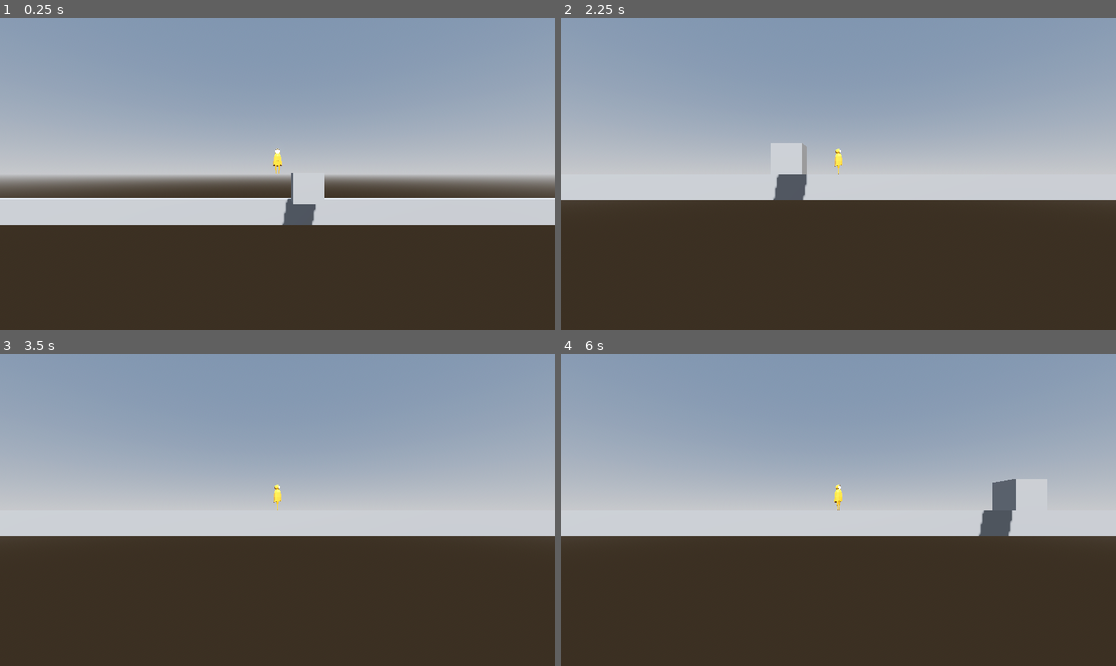
Above: before the commit, frames 1-4 (two rows, left to right).
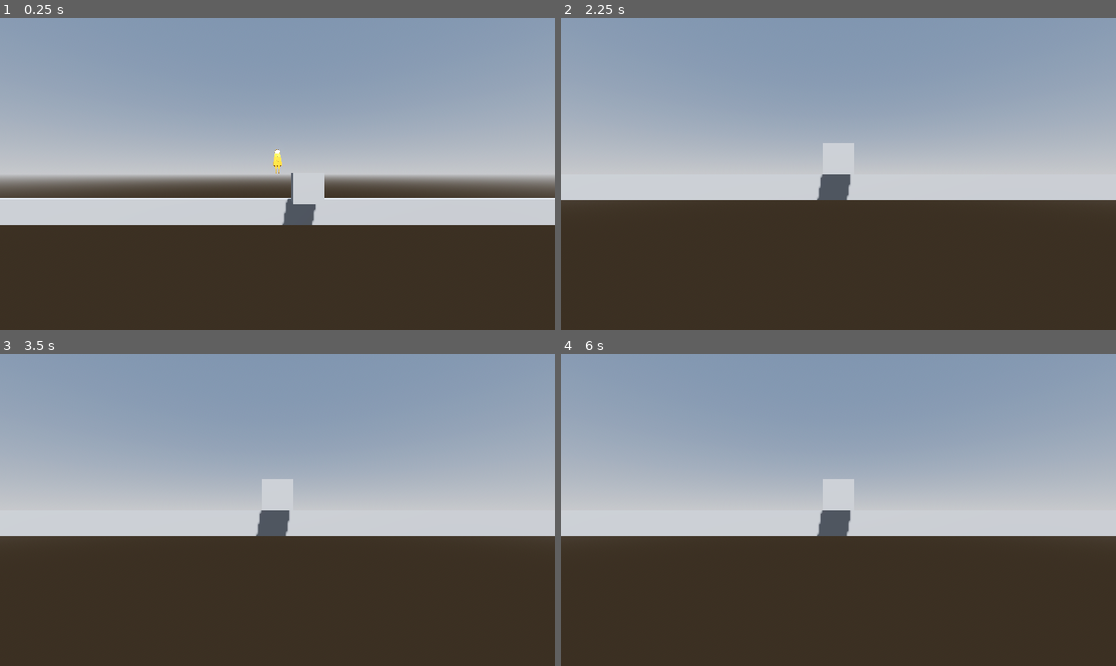
Above: after the commit, the same moments.

Repository: Raftatul/game-jam-behavior-2025
Game: Godot game, scene res://src/levels/main_map.tscn
Two runs of this game, one before a commit and one after it. Both use one fixed random seed, a clock stepped at 60 frames per second and the inputs below.
Inputs:
- Up to frame 1 (0.25 s): no input
- Up to frame 2 (2.25 s): tap Enter (ui_accept) at 0.5, 0.77, 1.52 s; hold Right (ui_right) 0.53-1.28 s; tap E (switch_camera) at 0.6, 1.35, 2.1 s; hold Left (ui_left) 1.28-2.03 s; hold Right (ui_right) from 2.03 s (still down)
- Up to frame 3 (3.5 s): keep holding Right (ui_right); tap E (switch_camera) at 2.85 s; tap Enter (ui_accept) at 3.02 s
- Up to frame 4 (6 s): release Right (ui_right) at 3.53 s; hold Left (ui_left) 3.53-5.78 s; tap E (switch_camera) every 0.75 s from 3.6 to 5.85 s; tap Enter (ui_accept) at 3.77, 4.52 s; hold Right (ui_right) from 5.78 s (still down)

The runs differ from the first frame. In frame 1, less than 0.1% of the frame differs, in the area x 49-51%, y 41-50%; in frame 2, 1.5%; in frame 3, 0.8%; in frame 4, 1.8%, in the area x 46-88%, y 40-59%.

Commit message:
Implement animations

Diff:
--- /dev/null
+++ b/game-jam-behavior-2025/assets/character/character_v_1.tscn
@@ -0,0 +1,32 @@
+[gd_scene load_steps=8 format=3 uid="uid://drknuc7u7hx5e"]
+
+[ext_resource type="PackedScene" uid="uid://b5oxqocb4k0na" path="res://assets/character/character_v1.glb" id="1_b6wgb"]
+
+[sub_resource type="AnimationNodeAnimation" id="AnimationNodeAnimation_b6wgb"]
+animation = &"Idle"
+
+[sub_resource type="AnimationNodeAnimation" id="AnimationNodeAnimation_echuh"]
+animation = &"RunCycle"
+
+[sub_resource type="AnimationNodeStateMachineTransition" id="AnimationNodeStateMachineTransition_dg8b8"]
+advance_mode = 2
+
+[sub_resource type="AnimationNodeStateMachineTransition" id="AnimationNodeStateMachineTransition_bgihf"]
+xfade_time = 0.25
+
+[sub_resource type="AnimationNodeStateMachineTransition" id="AnimationNodeStateMachineTransition_xdgjd"]
+xfade_time = 0.25
+
+[sub_resource type="AnimationNodeStateMachine" id="AnimationNodeStateMachine_b6wgb"]
+states/Idle/node = SubResource("AnimationNodeAnimation_b6wgb")
+states/Idle/position = Vector2(369, 100)
+states/RunCycle/node = SubResource("AnimationNodeAnimation_echuh")
+states/RunCycle/position = Vector2(526, 100)
+states/Start/position = Vector2(195, 100)
+transitions = ["Start", "Idle", SubResource("AnimationNodeStateMachineTransition_dg8b8"), "Idle", "RunCycle", SubResource("AnimationNodeStateMachineTransition_bgihf"), "RunCycle", "Idle", SubResource("AnimationNodeStateMachineTransition_xdgjd")]
+
+[node name="character_v1" instance=ExtResource("1_b6wgb")]
+
+[node name="AnimationTree" type="AnimationTree" parent="." index="2"]
+tree_root = SubResource("AnimationNodeStateMachine_b6wgb")
+anim_player = NodePath("../AnimationPlayer")
--- a/game-jam-behavior-2025/src/character/character.tscn
+++ b/game-jam-behavior-2025/src/character/character.tscn
@@ -1,8 +1,8 @@
 [gd_scene load_steps=14 format=3 uid="uid://stq6yyadeyjn"]
 
 [ext_resource type="Script" uid="uid://cfvy05lnoj7uv" path="res://src/character/player_character.gd" id="1_yny20"]
+[ext_resource type="PackedScene" uid="uid://drknuc7u7hx5e" path="res://assets/character/character_v_1.tscn" id="2_1irux"]
 [ext_resource type="Script" uid="uid://bdji4l0bh2re2" path="res://src/modules/finite_state_machine/state_machine.gd" id="2_2p3op"]
-[ext_resource type="PackedScene" uid="uid://b5oxqocb4k0na" path="res://assets/character/character_v1.glb" id="2_m366t"]
 [ext_resource type="Script" uid="uid://dqf2dv04wdo3i" path="res://src/character/states/player_idle_state.gd" id="3_8mo58"]
 [ext_resource type="Script" uid="uid://cmnib6pvh2w8i" path="res://src/character/states/player_walk_state.gd" id="4_k8eue"]
 [ext_resource type="Script" uid="uid://dkvn5imuc6ehs" path="res://src/character/states/player_death_state.gd" id="5_tntuy"]
@@ -27,7 +27,24 @@
 transform = Transform3D(1, 0, 0, 0, 1, 0, 0, 0, 1, 0, 1, 0)
 shape = SubResource("BoxShape3D_yny20")
 
-[node name="character_v1" parent="." instance=ExtResource("2_m366t")]
+[node name="character_v1" parent="." instance=ExtResource("2_1irux")]
+
+[node name="Skeleton3D" parent="character_v1/metarig" index="0"]
+bones/4/position = Vector3(-1.36196e-11, 0.77819, -0.0552)
+bones/4/rotation = Quaternion(0.0851639, 1.18776e-07, 1.01523e-08, 0.996367)
+bones/5/rotation = Quaternion(-0.0473462, 0.0133728, -0.0312217, 0.998301)
+bones/6/rotation = Quaternion(-0.0525218, -0.000471861, -0.0193759, 0.998432)
+bones/7/rotation = Quaternion(0.0018179, -1.18802e-07, 2.17452e-10, 0.999998)
+bones/8/rotation = Quaternion(0.103174, 9.06654e-10, -8.42276e-10, 0.994663)
+bones/10/rotation = Quaternion(0.995809, 0.0433948, 0.0221897, -0.0773918)
+bones/11/rotation = Quaternion(-0.0451083, 0.0132735, -0.0156661, 0.998771)
+bones/12/rotation = Quaternion(0.14129, 1.53407e-05, -0.0895114, 0.985913)
+bones/13/position = Vector3(0.10455, 0.225857, -0.0341736)
+bones/14/position = Vector3(-0.0984923, 0.216409, 0.0267455)
+bones/16/rotation = Quaternion(0.980474, -0.0165431, 0.0134413, 0.19549)
+bones/17/rotation = Quaternion(0.232462, 0.000504348, -0.0360611, 0.971937)
+bones/19/rotation = Quaternion(0.980474, 0.016543, -0.013441, 0.19549)
+bones/20/rotation = Quaternion(0.232462, -0.000504346, 0.0360611, 0.971937)
 
 [node name="FiniteStateMachine" type="Node" parent="." node_paths=PackedStringArray("initial_state")]
 script = ExtResource("2_2p3op")
@@ -77,3 +94,5 @@
 [node name="TopDown" type="Node" parent="CameraPivot/CameraStateMachine"]
 script = ExtResource("12_1irux")
 metadata/_custom_type_script = "uid://cwho3wtapiyg4"
+
+[editable path="character_v1"]
--- a/game-jam-behavior-2025/src/character/player_character.gd
+++ b/game-jam-behavior-2025/src/character/player_character.gd
@@ -2,6 +2,9 @@
 
 
 const GRID_SIZE: int = 2.0
+
+const  idle_animation: StringName = &"Idle"
+const run_animation: StringName = &"RunCycle"
 
 @export var move_duration: float = 0.5
 @export var jump_force: float = 10.0
@@ -19,6 +22,8 @@
 @onready var character_mesh: Node3D = $character_v1
 @onready var camera_pivot: Marker3D = $CameraPivot
 @onready var camera: Camera3D = $CameraPivot/Camera3D
+@onready var animation_tree: AnimationTree = $character_v1/AnimationTree
+@onready var anime_state_machine: AnimationNodeStateMachinePlayback = animation_tree.get("parameters/playback")
 
 
 func _ready() -> void:
--- a/game-jam-behavior-2025/src/character/states/player_idle_state.gd
+++ b/game-jam-behavior-2025/src/character/states/player_idle_state.gd
@@ -10,6 +10,7 @@
 
 
 func enter(machine: FiniteStateMachine) -> void:
+	player.anime_state_machine.travel(player.idle_animation)
 	player.apply_gravity = true
 
 
--- a/game-jam-behavior-2025/src/character/states/player_walk_state.gd
+++ b/game-jam-behavior-2025/src/character/states/player_walk_state.gd
@@ -13,11 +13,12 @@
 	player.apply_gravity = true
 
 	if not (player.root_motion_tween and player.root_motion_tween.is_running()):
+		player.anime_state_machine.travel(player.run_animation)
 		_move_character()
 
 
 func _move_character() -> void:
-	if player.input_direction == 0.0:
+	if player.input_direction == 0.0 or player.finite_state_machine.current_state_name == &"Death":
 		return
 
 	var x_destination: float = player.global_position.x + player.input_direction * player.GRID_SIZE
